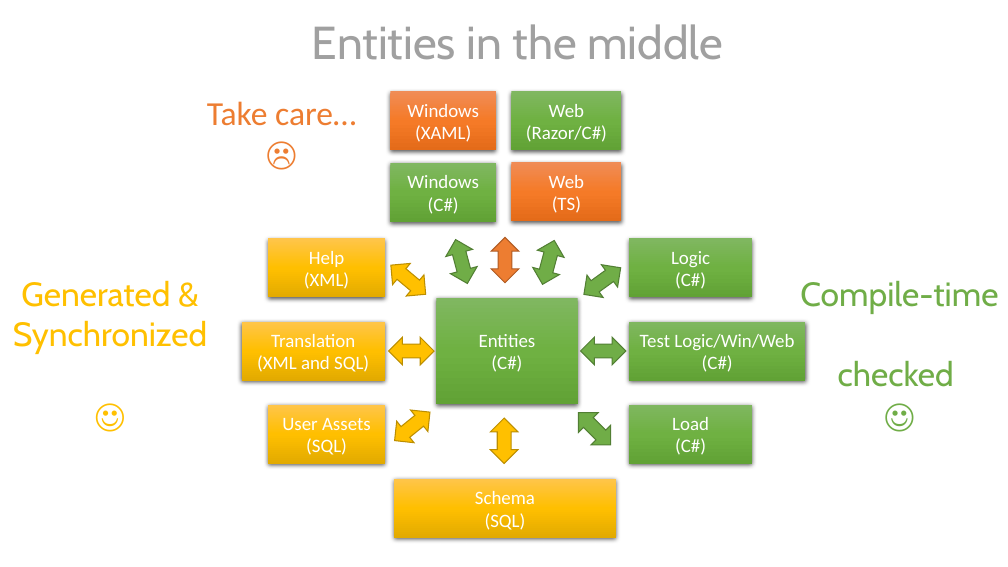
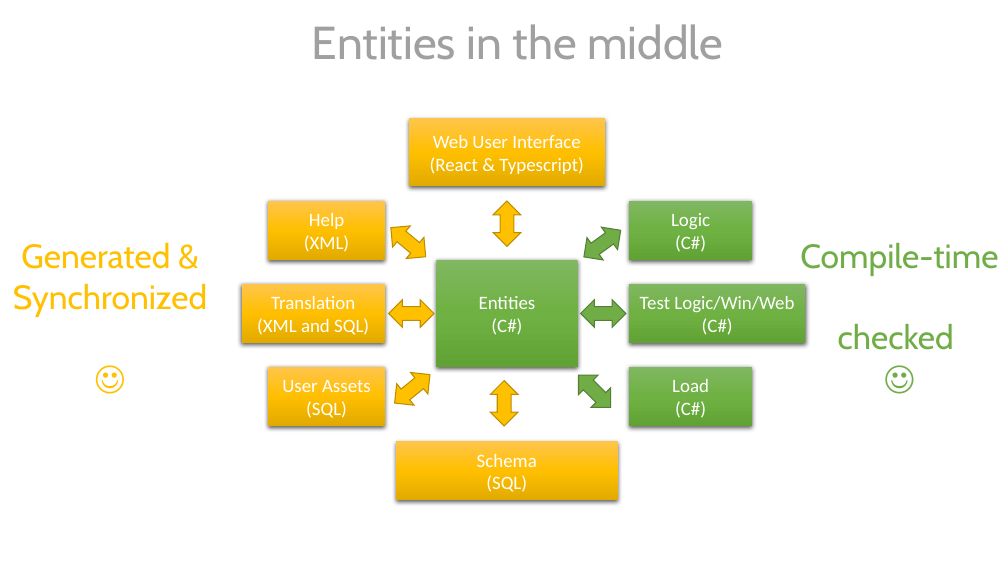
Before and after one commit to signumsoftware/docs, a slide deck: slide 13 of Signum Framework Introduction.pptx. Drawn at 1008x567 pixels with LibreOffice and Linux fonts; fonts in the diff are those of the drawing. Boxes give left, top, right and bottom in pixels: in the first picture for what was removed or moved away, otherwise in the second. Text is boxed around its words. In the diff, an @@ line names an element or a change of style, - is before the commit and + after.

Commit message:
update pptx

```diff
--- a/Signum Framework Introduction.pptx
+++ b/Signum Framework Introduction.pptx
@@ text removed at box(207, 101, 356, 126) @@
-Take care…
-☹
@@ rectangle removed at box(391, 91, 496, 150) @@
-Windows
-(XAML)
@@ rectangle added at box(409, 118, 605, 186), fill gradient #FFC64B to #FFC000 to #E3AB00, 18 pt, text #FFFFFF @@
+Web User Interface
+(React & Typescript)
@@ rectangle removed at box(511, 91, 622, 150) @@
-Web
-(Razor/C#)
@@ rectangle removed at box(391, 163, 496, 222) @@
-Windows
-(C#)
@@ rectangle removed at box(511, 163, 622, 222) @@
-Web
-(TS)
@@ up down arrow at box(493, 201, 521, 247): fill #ED7D31 to #FFC000; outline #AF5C24 1 pt to #BD8E00 1 pt; rotation 0 to 180 degrees @@
@@ 3 rectangles, 3 up down arrows, 2 texts: place and size @@
-3 rectangles, 3 up down arrows, 2 texts at box(13, 255, 998, 464)
+3 rectangles, 3 up down arrows, 2 texts at box(13, 217, 998, 426)
@@ up down arrow removed at box(442, 236, 481, 287) @@
@@ up down arrow removed at box(529, 237, 568, 288) @@
@@ 5 rectangles, 4 up down arrows: place and size @@
-5 rectangles, 4 up down arrows at box(242, 238, 805, 538)
+5 rectangles, 4 up down arrows at box(242, 201, 805, 501)
```
Also in this commit, not shown: 2 other slides changed, 1 slide removed.
